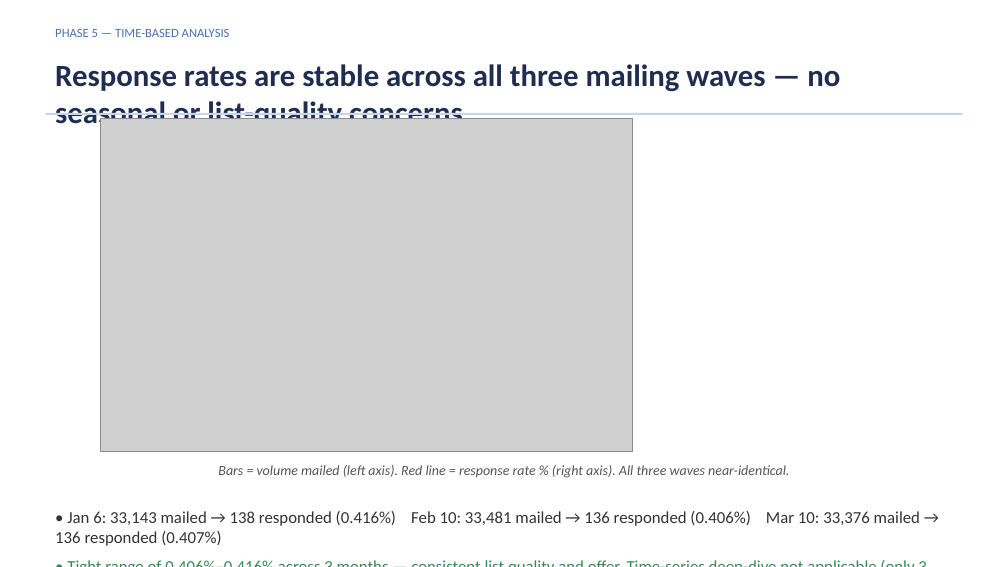
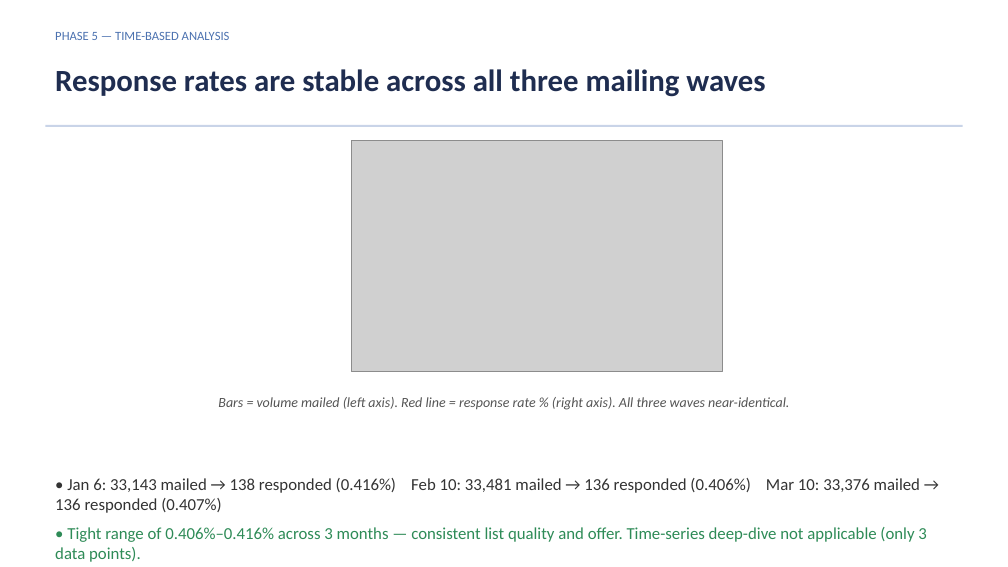
Before and after one commit to adarshkuthuru/segmentation-and-feature-discovery-claude-demo, a slide deck: slide 9 of outputs/EDA/Full_Data_executive_summary.pptx. Drawn at 1008x567 pixels with LibreOffice and Linux fonts; fonts in the diff are those of the drawing; grey boxes stand for pictures. Boxes give left, top, right and bottom in pixels: in the first picture for what was removed or moved away, otherwise in the second. Text is boxed around its words. In the diff, an @@ line names an element or a change of style, - is before the commit and + after.

```diff
--- a/outputs/EDA/Full_Data_executive_summary.pptx
+++ b/outputs/EDA/Full_Data_executive_summary.pptx
@@ text at bbox=[55, 69, 765, 97]: text changed @@
-Response rates are stable across all three mailing waves — no seasonal or list-quality concerns
+Response rates are stable across all three mailing waves
@@ rectangle: place and size @@
-rectangle at bbox=[45, 113, 963, 115]
+rectangle at bbox=[45, 125, 963, 127]
@@ picture: place and size @@
-picture at bbox=[101, 119, 633, 452]
+picture at bbox=[351, 140, 722, 372]
@@ text "Bars = volume mailed (left ...": place and size @@
-text "Bars = volume mailed (left ..." at bbox=[218, 465, 789, 478]
+text "Bars = volume mailed (left ..." at bbox=[218, 397, 789, 410]
@@ text "• Jan 6: 33,143 mailed ..." rewrapped from bbox=[55, 511, 920, 546] to bbox=[55, 478, 926, 542] @@
```
Also in this commit, not shown: 8 other slides changed, 5 other files.
